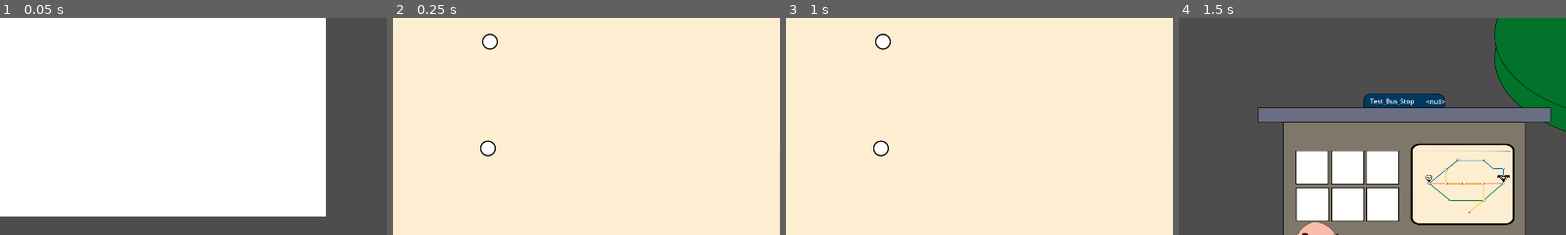
Above: before the commit, frames 1-4 (left to right).
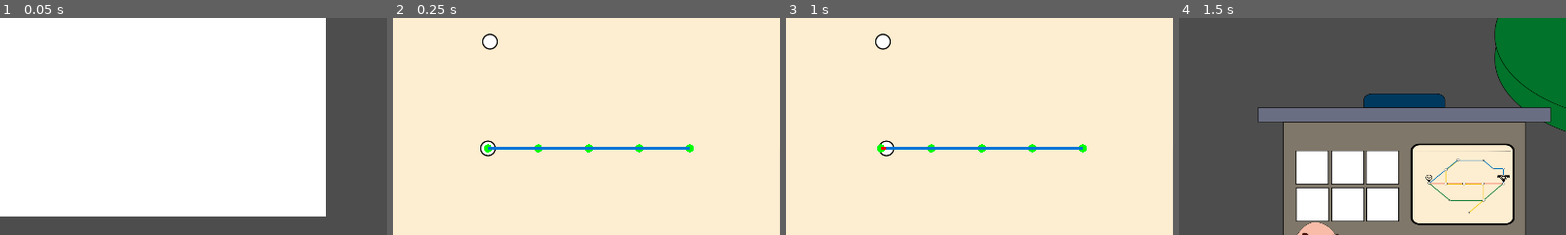
Above: after the commit, the same moments.

Repository: Frut0ss/bus
Game: Godot game, scene res://scenes/game.tscn
The game is run twice, just before and just after one commit, with the same random seed, the same clock (stepped at 60 frames per second) and the same inputs.
Inputs (mouse positions are % of the whole screen's width and height, from its top left):
- Up to frame 1 (0.05 s): no input
- Up to frame 2 (0.25 s): no input
- Up to frame 3 (1 s): tap Enter at 0.5 s; move the mouse to (72, 45) at 0.52 s; hold E (Embark) from 0.53 s (still down); tap Space at 0.77 s
- Up to frame 4 (1.5 s): move the mouse to (30, 55) at 1.27 s; release E (Embark) at 1.28 s; click (30, 55) at 1.35 s
The pictures show only the part of the screen within x 20-70%, y 16-66%; the shares and areas given below are measured in that part.

Frame 1 is identical in both runs. In frame 2, 0.9% of the frame differs, in the area x 23-78%, y 58-63%; in frame 3, 1.1%, in the area x 22-78%, y 56-64%; in frame 4, 0.2%.
Error before the commit: Trying to assign a non-object value to a variable of type 'neighborhood_resource.gd'. (res://resources/bus_stops/bus_stop_resource.gd:19)

Commit message:
Fix error previous push, fixed by modifying name of bus stop

Diff:
--- a/resources/bus_stops/bus_stop_resource.gd
+++ b/resources/bus_stops/bus_stop_resource.gd
@@ -11,12 +11,6 @@
 # so we'll store them internally
 var connected_lines = []
 
-func _init(p_id = "", p_display_name = "", p_position = Vector2.ZERO, p_is_landmark = false, p_neighborhood = ""):
-	id = p_id
-	display_name = p_display_name
-	position = p_position
-	is_landmark = p_is_landmark
-	neighborhood = p_neighborhood
 
 func add_line(line_resource):
 	if not line_resource in connected_lines:
--- a/scenes/bus_stop.gd
+++ b/scenes/bus_stop.gd
@@ -19,7 +19,7 @@
 
 	# Get current bus stop data
 	#current_bus_stop = TransitSystem.get_current_bus_stop()
-	var current_bus_stop = TransitSystem.set_current_bus_stop("test_bus_stop")
+	var current_bus_stop = TransitSystem.set_current_bus_stop("fleet_street")
 	update_bus_stop_display()
 
 	# Connect the timer's timeout signal
@@ -40,6 +40,7 @@
 func update_bus_stop_display():
 	if current_bus_stop:
 		# Update UI elements with bus stop information
+		print(current_bus_stop.properties)
 		if stop_name_label:
 			stop_name_label.text = current_bus_stop.display_name
 
--- a/scenes/map_scene.gd
+++ b/scenes/map_scene.gd
@@ -14,7 +14,7 @@
 var is_animating = false  # Whether the animation is in progress
 
 # Reference to the player marker node, ensure 'MapStop' is correctly assigned
-@onready var player_marker := $Background/MapStop
+@onready var player_marker := $Background/TempleBar
 
 var route_lines = []  # List to store route lines
 
--- a/singletons/transit_system.gd
+++ b/singletons/transit_system.gd
@@ -16,9 +16,7 @@
 
 # Initialize with a test bus stop (for development)
 func _ready():
-	# You might want to load a default/test bus stop here
-	load_test_resources()
-
+	pass
 # Load a bus stop by ID
 func load_bus_stop(stop_id):
 	var path = "res://resources/bus_stops/" + stop_id + ".tres"
@@ -51,19 +49,3 @@
 	if current_bus_stop:
 		return current_bus_stop.connected_lines
 	return []
-
-# Load some test resources for development
-func load_test_resources():
-	# Create a test bus stop if it doesn't exist
-	var test_stop = BusStopResource.new()
-	test_stop.id = "test_stop"
-	test_stop.display_name = "Test Bus Stop"
-	test_stop.position = Vector2(500, 300)
-	test_stop.is_landmark = true
-	test_stop.neighborhood = "downtown"
-
-	# Save to bus_stops dictionary
-	bus_stops[test_stop.id] = test_stop
-
-	# Set as current
-	current_bus_stop = test_stop
